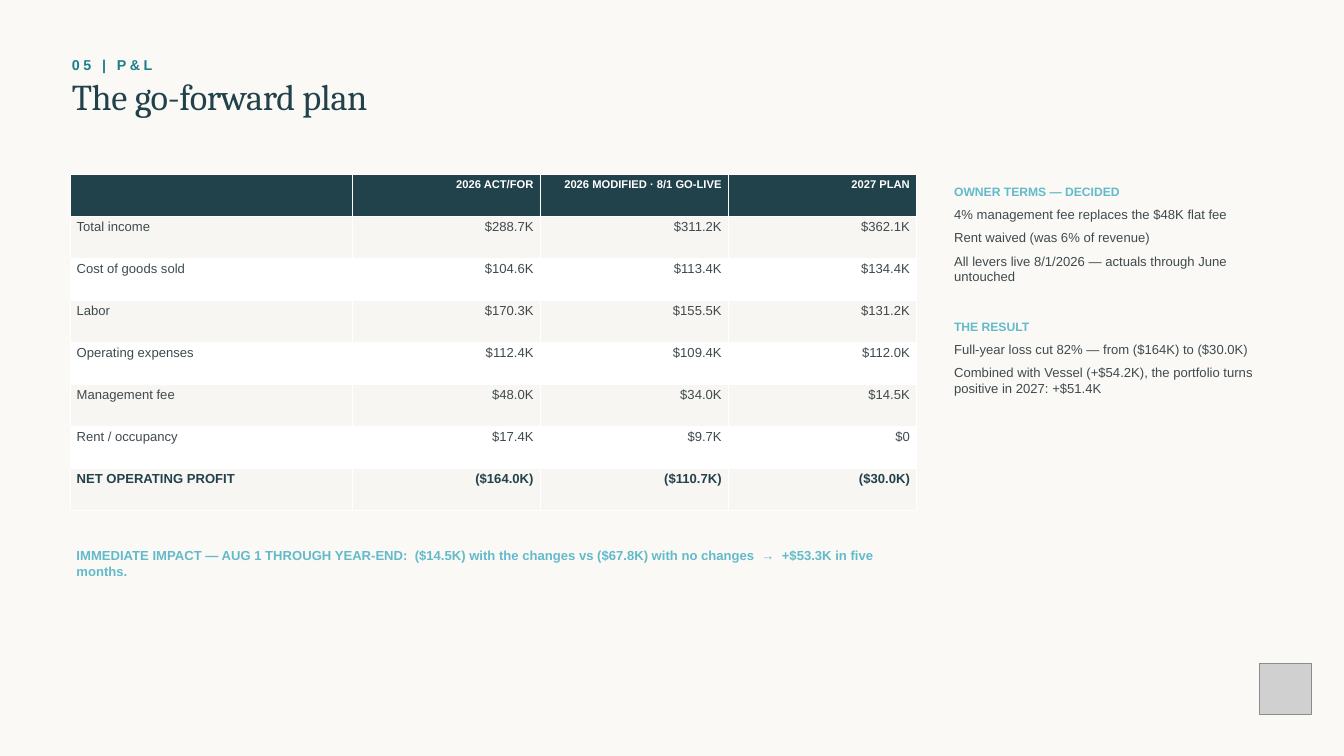
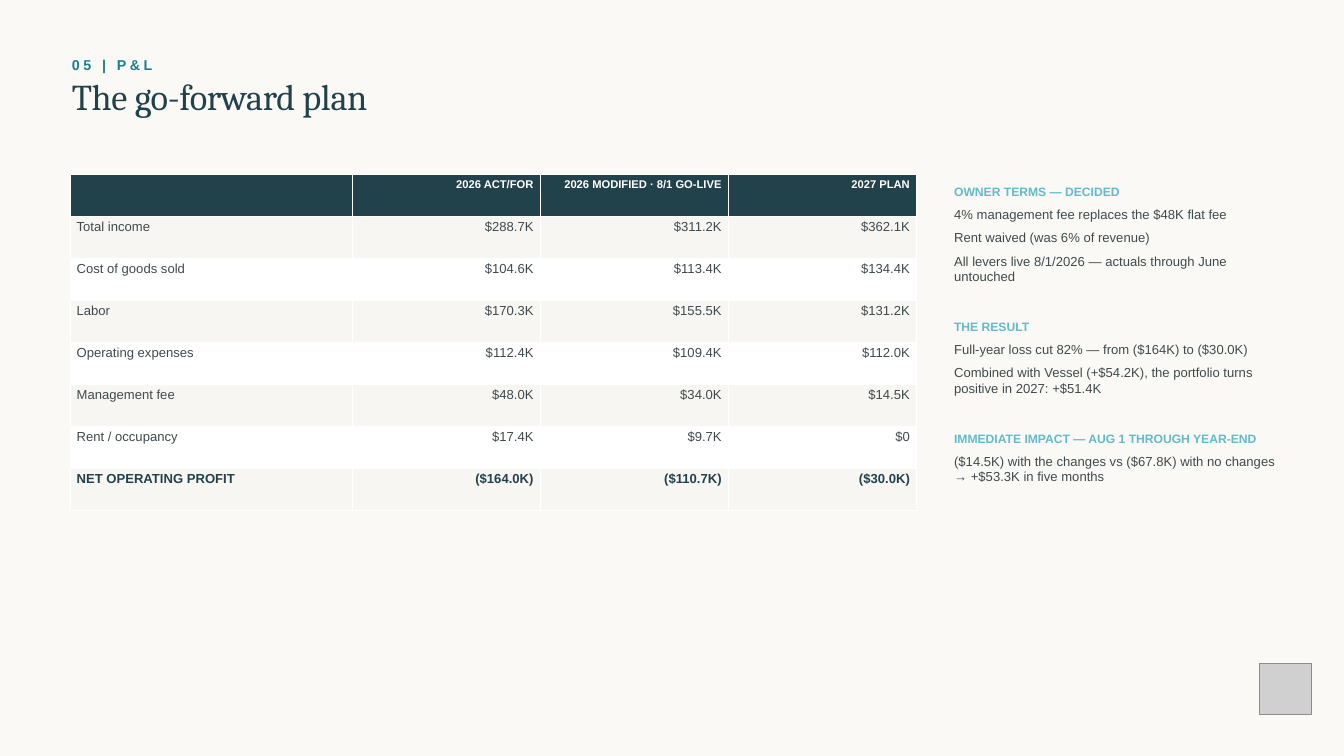
Before and after one commit to rrmethodco/lwvessel, a slide deck: slide 14 of LW_Vessel_Plan_of_Action_071026_6.pptx. Drawn at 1344x756 pixels with LibreOffice and Linux fonts; fonts in the diff are those of the drawing; grey boxes stand for pictures. Boxes give left, top, right and bottom in pixels: in the first picture for what was removed or moved away, otherwise in the second. Text is boxed around its words. In the diff, an @@ line names an element or a change of style, - is before the commit and + after.

```diff
--- a/LW_Vessel_Plan_of_Action_071026_6.pptx
+++ b/LW_Vessel_Plan_of_Action_071026_6.pptx
@@ text at <box>954,434,1274,482</box>: paragraphs added @@
+IMMEDIATE IMPACT — AUG 1 THROUGH YEAR-END
+($14.5K) with the changes vs ($67.8K) with no changes → +$53.3K in five months
@@ text removed at <box>76,550,874,576</box> @@
-IMMEDIATE IMPACT — AUG 1 THROUGH YEAR-END: ($14.5K) with the changes vs ($67.8K) with no changes → +$53.3K in five months.
```
